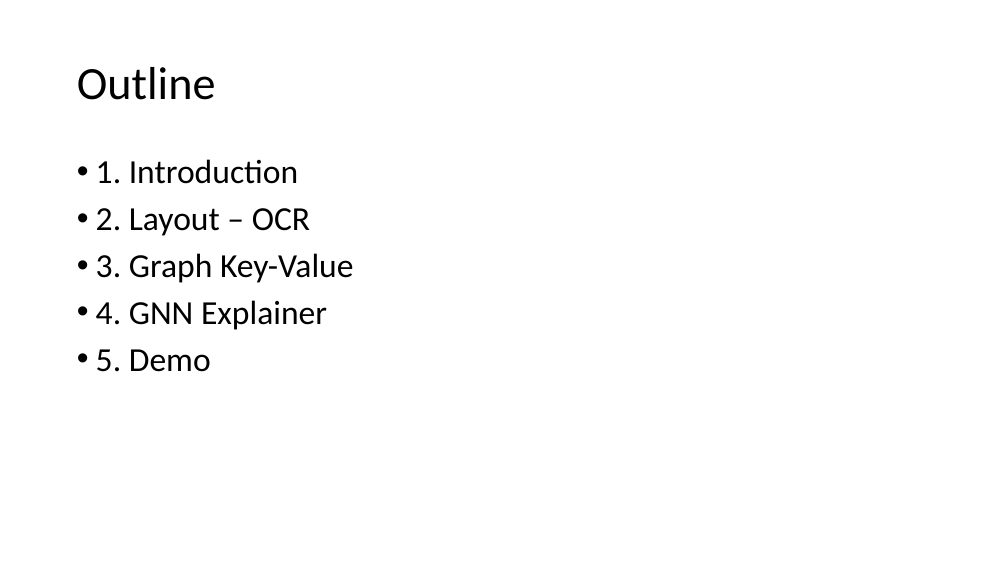
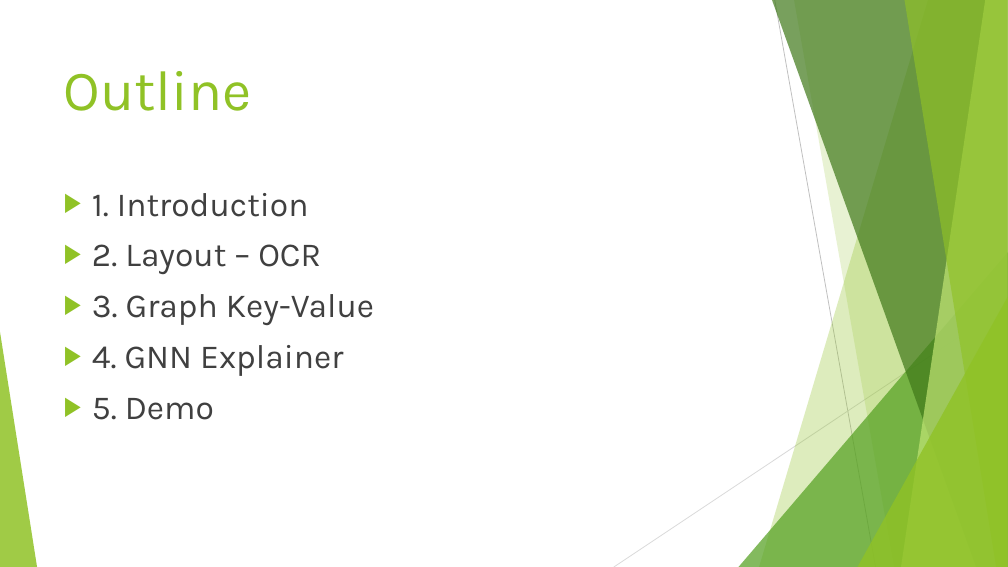
Before and after one commit to bql20000/Full_Flax, a slide deck: slide 2 of KV3 - Fullflax.pptx. Drawn at 1008x567 pixels with LibreOffice and Linux fonts; fonts in the diff are those of the drawing. Boxes give left, top, right and bottom in pixels: in the first picture for what was removed or moved away, otherwise in the second. Text is boxed around its words. In the diff, an @@ line names an element or a change of style, - is before the commit and + after.

```diff
--- a/KV3 - Fullflax.pptx
+++ b/KV3 - Fullflax.pptx
@@ title "Outline": place and size @@
-title "Outline" at bbox=[77, 67, 216, 100]
+title "Outline" at bbox=[64, 71, 252, 111]
@@ title "Outline" at bbox=[64, 71, 252, 111]: size 44 to 54 pt, font Calibri to Karla, text colour #000000 to #90C226; line spacing 0.9 to 1; vertical alignment middle to top @@
@@ text "1. Introduction": place and size @@
-text "1. Introduction" at bbox=[96, 159, 354, 372]
+text "1. Introduction" at bbox=[92, 193, 374, 420]
@@ text "1. Introduction" at bbox=[92, 193, 374, 420]: font Calibri to Karla, text colour #000000 to #404040; bullet • to ▶; line spacing 0.9 to 1 @@
@@ group added at bbox=[0, 0, 1008, 567]: 5 freeform shapes, 3 triangles, 2 lines @@
```
Also in this commit, not shown: 16 other slides changed, 6 slides added.
